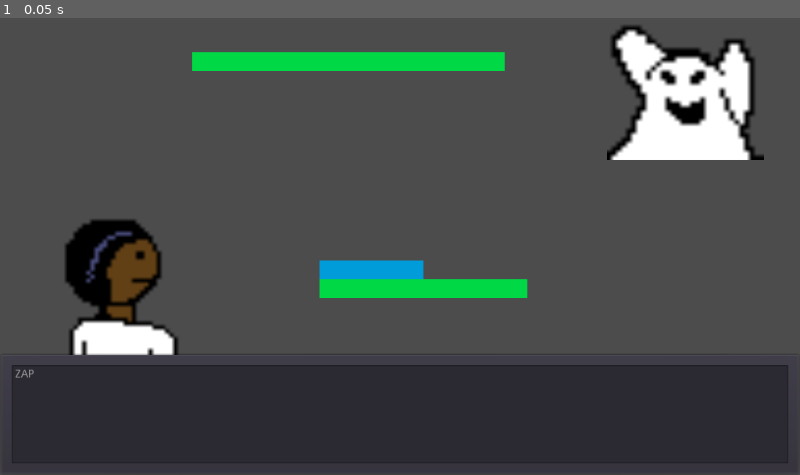
Above: before the commit, frame 1.
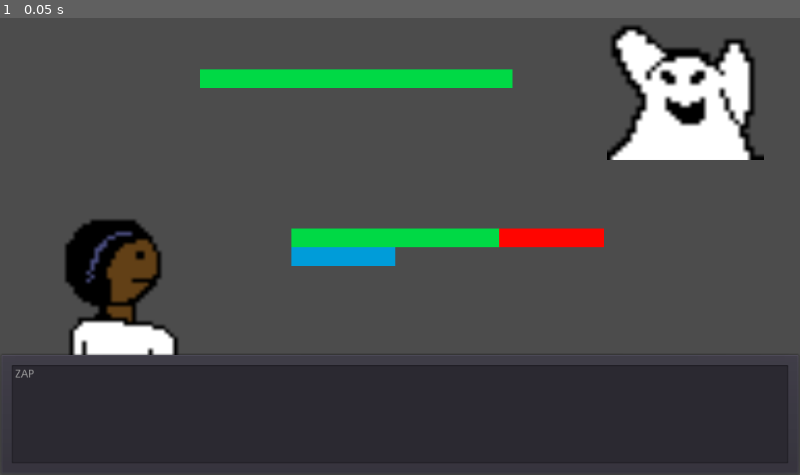
Above: after the commit, the same moment.

Repository: MattRC7/SpecterGame
Game: Godot game, scene res://Battle.tscn
Two runs of this game, one before a commit and one after it. Both use one fixed random seed, a clock stepped at 60 frames per second and the inputs below.
Inputs:
- Up to frame 1 (0.05 s): no input

The runs differ from the first frame. In frame 1, 6.6% of the frame differs, in the area x 24-76%, y 7-62%.

Commit message:
Prettier health bars

Diff:
--- a/Battle.tscn
+++ b/Battle.tscn
@@ -245,10 +245,12 @@
 [node name="GUILayer" type="CanvasLayer" parent="."]
 
 [node name="SpecterLifeBar" type="ColorRect" parent="GUILayer"]
-margin_left = 409.0
-margin_top = 325.0
-margin_right = 409.0
-margin_bottom = 349.0
+anchor_left = 0.364
+anchor_top = 0.473
+anchor_right = 0.364
+anchor_bottom = 0.473
+margin_top = 24.0
+margin_bottom = 48.0
 color = Color( 0, 0.615686, 0.854902, 1 )
 script = ExtResource( 10 )
 __meta__ = {
@@ -257,11 +259,20 @@
 
 [node name="Tween" type="Tween" parent="GUILayer/SpecterLifeBar"]
 
+[node name="BackBar" type="ColorRect" parent="GUILayer/SpecterLifeBar"]
+show_behind_parent = true
+margin_bottom = 24.0
+color = Color( 1, 0.0235294, 0, 1 )
+__meta__ = {
+"_edit_use_anchors_": false
+}
+
 [node name="PlayerLifeBar" type="ColorRect" parent="GUILayer"]
-margin_left = 409.0
-margin_top = 349.0
-margin_right = 409.0
-margin_bottom = 373.0
+anchor_left = 0.364
+anchor_top = 0.473
+anchor_right = 0.364
+anchor_bottom = 0.473
+margin_bottom = 24.0
 color = Color( 0, 0.854902, 0.27451, 1 )
 script = ExtResource( 10 )
 __meta__ = {
@@ -270,11 +281,20 @@
 
 [node name="Tween" type="Tween" parent="GUILayer/PlayerLifeBar"]
 
+[node name="BackBar" type="ColorRect" parent="GUILayer/PlayerLifeBar"]
+show_behind_parent = true
+margin_bottom = 24.0
+color = Color( 1, 0.0235294, 0, 1 )
+__meta__ = {
+"_edit_use_anchors_": false
+}
+
 [node name="EnemyLifeBar" type="ColorRect" parent="GUILayer"]
-margin_left = 245.6
-margin_top = 58.1999
-margin_right = 245.6
-margin_bottom = 82.1999
+anchor_left = 0.25
+anchor_top = 0.133
+anchor_right = 0.25
+anchor_bottom = 0.133
+margin_bottom = 24.0
 color = Color( 0, 0.854902, 0.27451, 1 )
 script = ExtResource( 10 )
 __meta__ = {
@@ -282,6 +302,14 @@
 }
 
 [node name="Tween" type="Tween" parent="GUILayer/EnemyLifeBar"]
+
+[node name="BackBar" type="ColorRect" parent="GUILayer/EnemyLifeBar"]
+show_behind_parent = true
+margin_bottom = 24.0
+color = Color( 1, 0.0235294, 0, 1 )
+__meta__ = {
+"_edit_use_anchors_": false
+}
 
 [node name="PanelContainer" type="PanelContainer" parent="GUILayer"]
 anchor_top = 0.74
--- a/LifeBar.gd
+++ b/LifeBar.gd
@@ -4,6 +4,7 @@
 const DEFAULT_MAX_LENGTH := 400.0
 
 onready var tween: Tween = get_node("Tween")
+onready var backbar: ColorRect = get_node("BackBar")
 
 var max_life := 1
 var max_length := 1.0
@@ -32,3 +33,4 @@
 	self.max_length = DEFAULT_MAX_LENGTH * scale_factor
 	var target_length = _compute_target_length(life_force.current)
 	self.margin_right = self.margin_left + target_length as int
+	backbar.margin_right = backbar.margin_left + max_length
